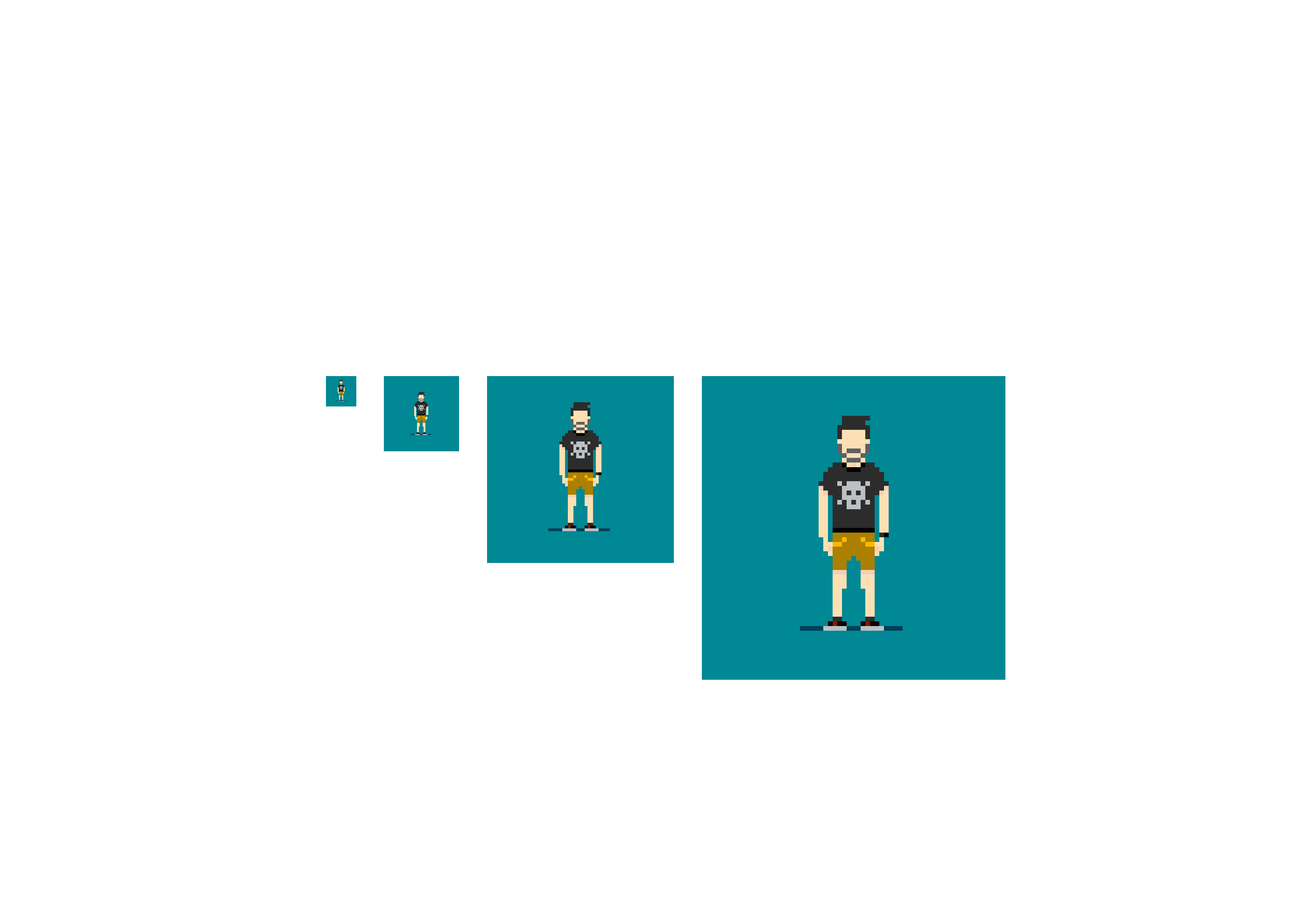
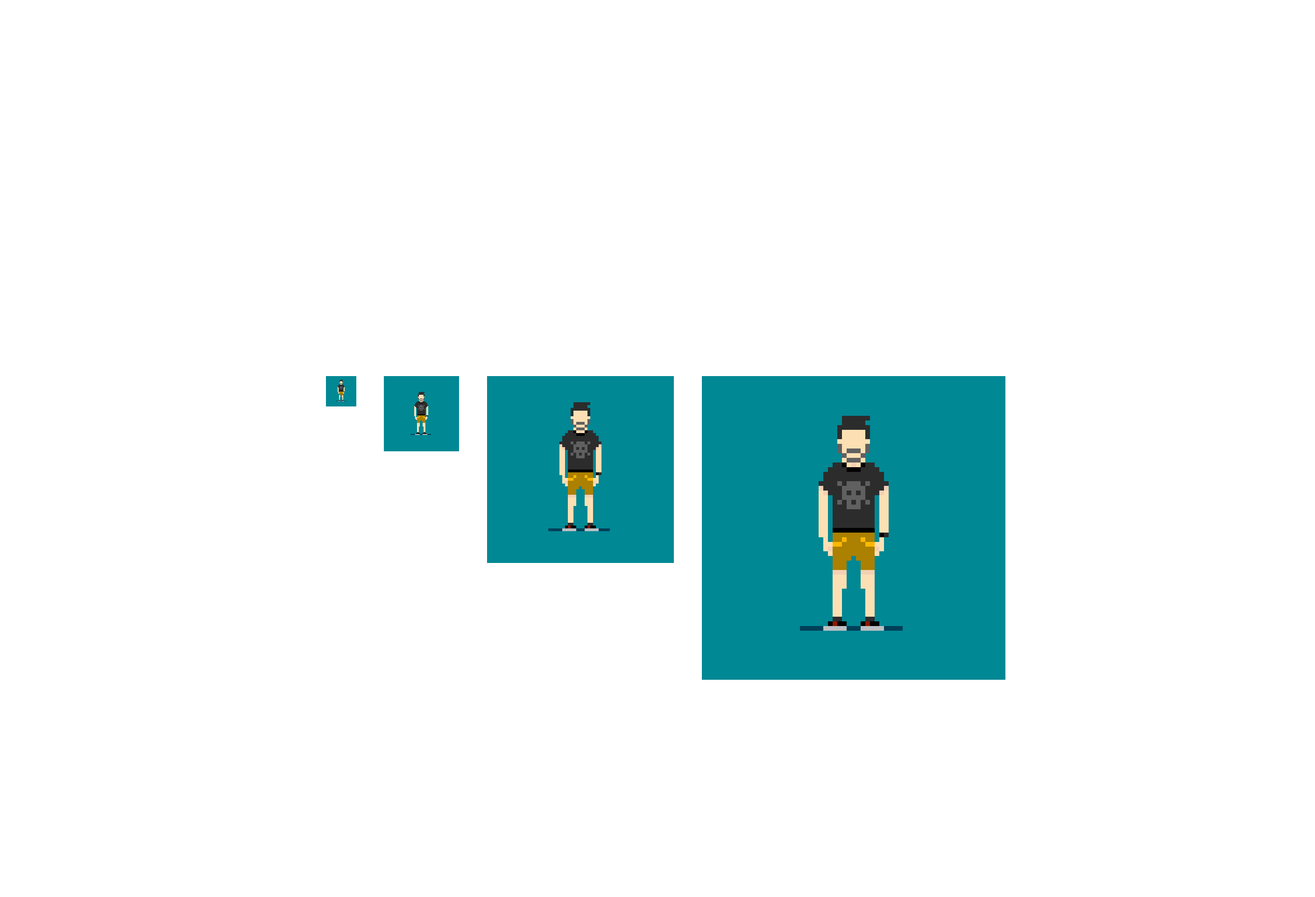
Revision of a layered 1315px x 897px image; what changed, layer by layer:
removed group "clothes" (2nd of 4, in "instagram") (6 layers) from group "instagram" over [418, 404, 429, 417]
removed layer "shadows" (2nd of 4, in "instagram" › "clothes") from group "clothes" over [418, 404, 429, 417]
removed group "base" (3rd of 5, in "instagram") (2 layers) from group "instagram" over [418, 404, 429, 417]
removed layer "body" (2nd of 4, in "instagram" › "base") from group "base" over [418, 404, 429, 417]
added layer "avatar" (2nd of 4, in "instagram") in group "instagram" over [418, 404, 429, 417]
removed group "clothes" (3rd of 4, in "twitter") (6 layers) from group "twitter" over [570, 441, 602, 476]
removed layer "shirt" (3rd of 4, in "twitter" › "clothes") from group "clothes" over [570, 441, 591, 459]
removed layer "shadows" (3rd of 4, in "twitter" › "clothes") from group "clothes" over [570, 441, 602, 476]
removed group "base" (4th of 5, in "twitter") (2 layers) from group "twitter" over [570, 441, 602, 476]
removed layer "body" (3rd of 4, in "twitter" › "base") from group "base" over [570, 441, 602, 476]
added layer "avatar" (3rd of 4, in "twitter") in group "twitter" over [570, 441, 602, 476]
removed group "clothes" (4th of 4, in "10x") (6 layers) from group "10x" over [837, 481, 889, 538]
removed layer "watch" (4th of 4, in "10x" › "clothes") from group "clothes" over [879, 532, 889, 538]
removed layer "shirt" (4th of 4, in "10x" › "clothes") from group "clothes" over [837, 481, 871, 510]
removed layer "shadows" (4th of 4, in "10x" › "clothes") from group "clothes" over [837, 481, 889, 538]
removed group "base" (5th of 5, in "10x") (2 layers) from group "10x" over [837, 481, 889, 538]
removed layer "body" (4th of 4, in "10x" › "base") from group "base" over [837, 481, 889, 538]
added layer "avatar" (4th of 4, in "10x") in group "10x" over [837, 481, 889, 538]
…and 8 more changes (1 added, 7 removed)
